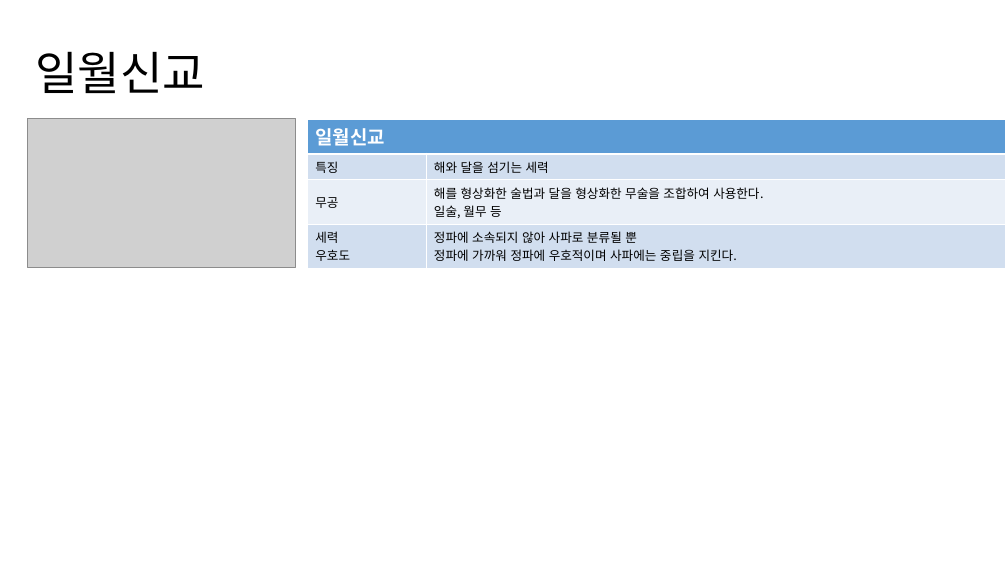
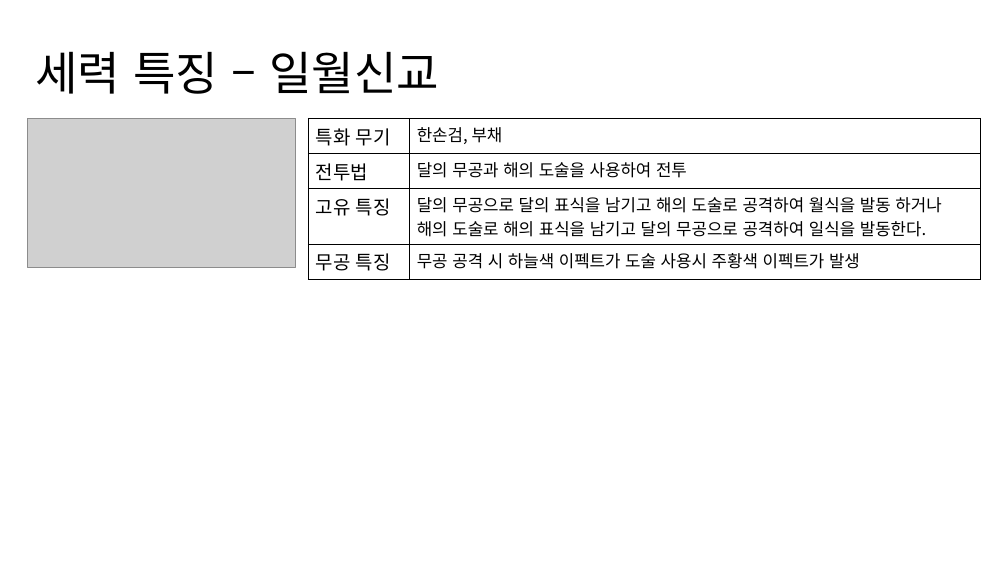
Before and after one commit to yjk0401/unityenginebasic_9th, a slide deck: slide 15 of 기획/세력 기획서.pptx (slide 16 before the commit). Drawn at 1008x567 pixels with LibreOffice and Linux fonts; fonts in the diff are those of the drawing; grey boxes stand for pictures. Boxes give left, top, right and bottom in pixels: in the first picture for what was removed or moved away, otherwise in the second. Text is boxed around its words. In the diff, an @@ line names an element or a change of style, - is before the commit and + after.

```diff
--- a/기획/세력 기획서.pptx
+++ b/기획/세력 기획서.pptx
@@ title at [35, 51, 439, 94]: text changed @@
-일월신교
+세력 특징 – 일월신교
@@ table removed at [308, 119, 1006, 265], 4 rows, 2 columns @@
-일월신교 | 
-특징 | 해와 달을 섬기는 세력
-무공 | 해를 형상화한 술법과 달을 형상화한 무술을 조합하여 사용한다. / 일술, 월무 등
-세력 / 우호도 | 정파에 소속되지 않아 사파로 분류될 뿐 / 정파에 가까워 정파에 우호적이며 사파에는 중립을 지킨다.
@@ table added at [309, 119, 981, 278], 4 rows, 2 columns @@
+특화 무기 | 한손검, 부채
+전투법 | 달의 무공과 해의 도술을 사용하여 전투
+고유 특징 | 달의 무공으로 달의 표식을 남기고 해의 도술로 공격하여 월식을 발동 하거나 해의 도술로 해의 표식을 남기고 달의 무공으로 공격하여 일식을 발동한다.
+무공 특징 | 무공 공격 시 하늘색 이펙트가 도술 사용시 주황색 이펙트가 발생
```
Also in this commit, not shown: 15 other slides changed, 1 slide added, 2 slides removed, 5 other files.
